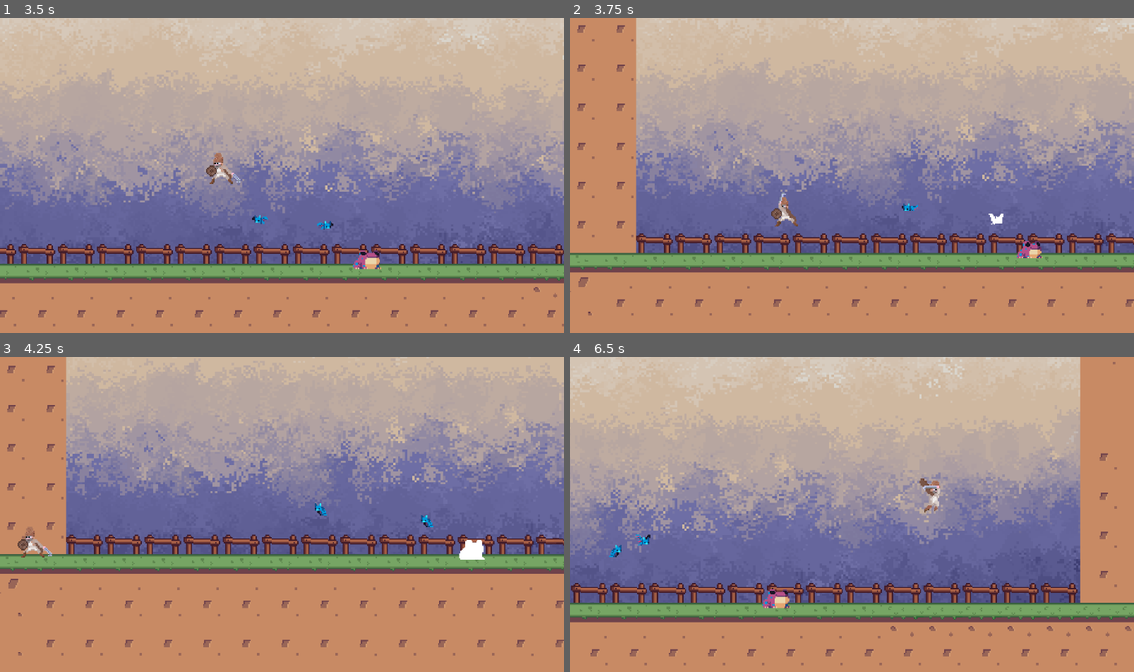
Above: before the commit, frames 1-4 (two rows, left to right).
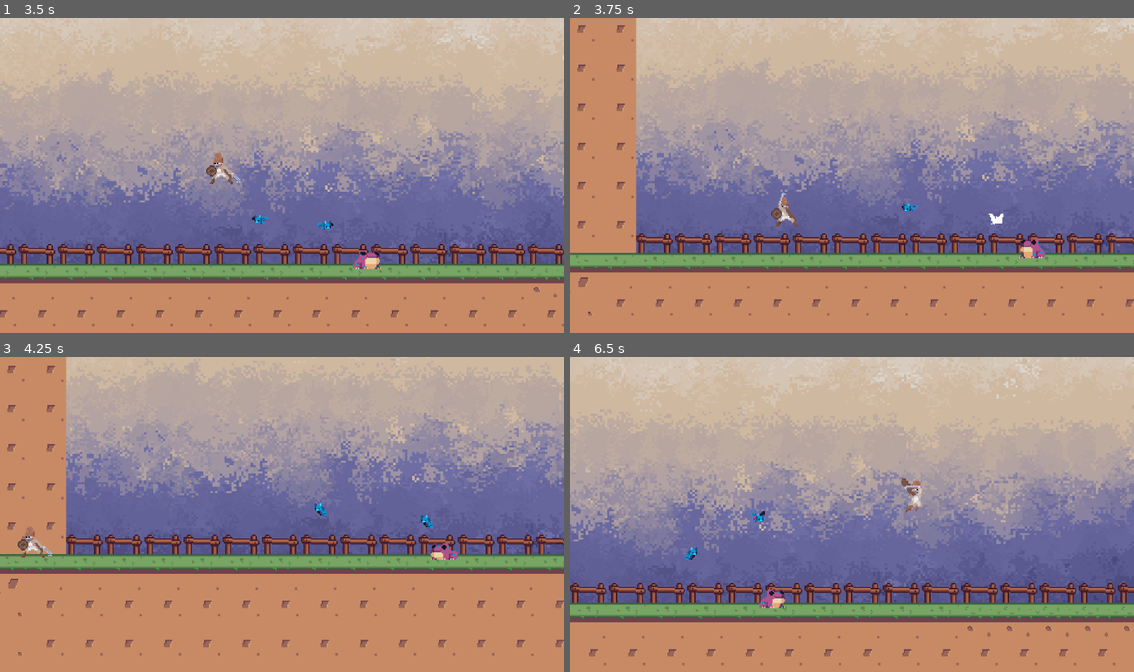
Above: after the commit, the same moments.

Repository: D1zan/TVR
Game: Godot game, scene res://Scenes/stage_1.tscn
Same seed, same stepped clock (60 frames per second), same inputs: the game is played once before the commit and once after it.
Inputs (mouse positions are in pixels of both pictures, inside the frame that each line leads up to):
- Up to frame 1 (3.5 s): tap Enter (ui_accept) at 0.5 s; move the mouse to (253, 238) at 0.52 s; hold D (right) 0.53-2.03 s; click (253, 238) at 0.6 s; tap Space (jump) at 0.77, 1.52, 3.02 s; move the mouse to (451, 222) at 1.27 s; right-click (451, 222) at 1.35 s; move the mouse to (112, 128) at 2.02 s; hold A (left) from 2.03 s (still down); click (112, 128) at 2.1 s; move the mouse to (310, 175) at 2.77 s; right-click (310, 175) at 2.85 s
- Up to frame 2 (3.75 s): keep holding A (left); move the mouse to (767, 96) at 3.52 s; click (767, 96) at 3.6 s
- Up to frame 3 (4.25 s): keep holding A (left); tap Space (jump) at 3.77 s
- Up to frame 4 (6.5 s): move the mouse to (976, 498) at 4.27 s; release A (left) at 4.28 s; hold D (right) from 4.28 s (still down); right-click (976, 498) at 4.35 s; tap Space (jump) at 4.52, 6.02 s; move the mouse to (739, 530) at 5.02 s; click (739, 530) at 5.1 s; move the mouse to (908, 445) at 5.77 s; right-click (908, 445) at 5.85 s

Frame 1 is identical in both runs. In frame 2, 0.2% of the frame differs, in the area x 79-85%, y 69-77%; in frame 3, 0.4%; in frame 4, 18%, in the area x 0-100%, y 0-98%.

Commit message:
j

Diff:
--- a/toxic_frog.gd
+++ b/toxic_frog.gd
@@ -57,6 +57,7 @@
 	elif !dead and taking_damage and !is_dealing_damage:
 		anim_sprite.play("hurt")
 		await get_tree().create_timer(0.8).timeout
+		taking_damage = false
 	elif dead and is_roaming:
 		is_roaming = false
 		anim_sprite.play("death")
